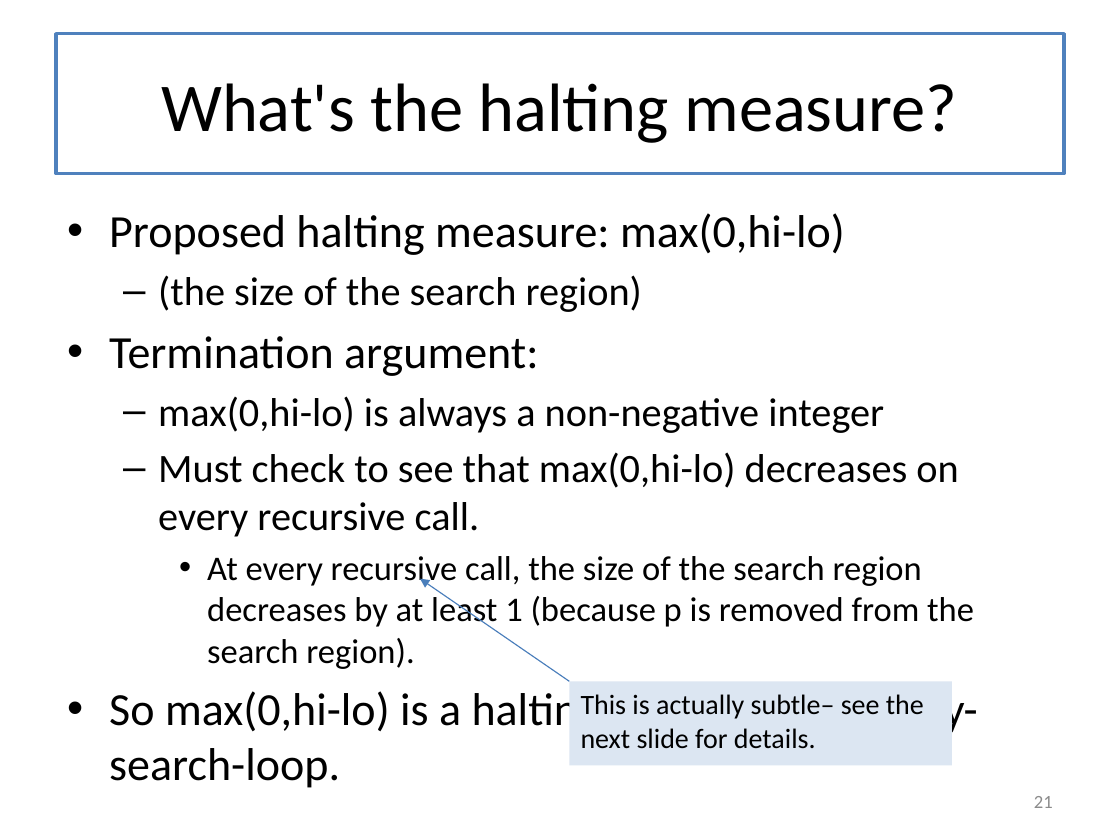
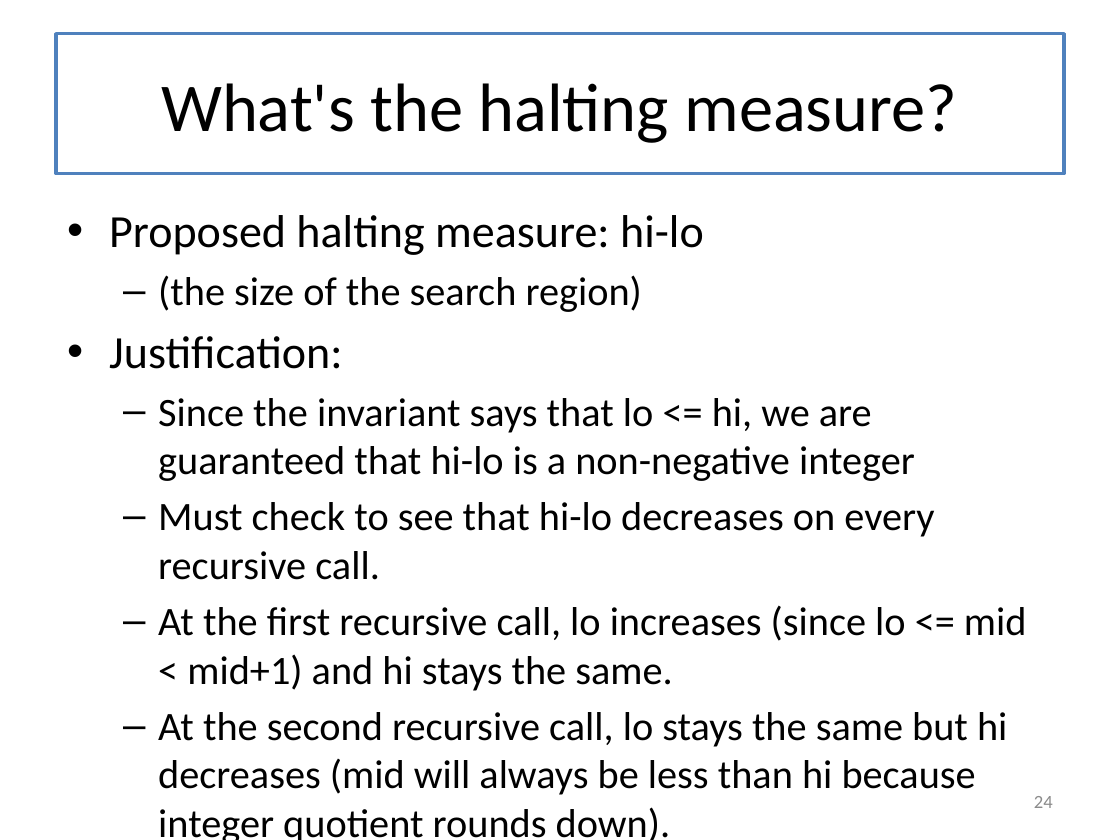
Before and after one commit to mwand/cs5010f17, a slide deck: slide 24 of Slides/Lesson 8.2 Binary Search.pptx (slide 21 before the commit). Drawn at 1120x840 pixels with LibreOffice and Linux fonts; fonts in the diff are those of the drawing. Boxes give left, top, right and bottom in pixels: in the first picture for what was removed or moved away, otherwise in the second. Text is boxed around its words. In the diff, an @@ line names an element or a change of style, - is before the commit and + after.

```diff
--- a/Slides/Lesson 8.2 Binary Search.pptx
+++ b/Slides/Lesson 8.2 Binary Search.pptx
@@ text at <box>109,215,704,255</box>: text changed @@
-• Proposed halting measure: max(0,hi-lo)
+• Proposed halting measure: hi-lo
@@ text at <box>109,336,1027,840</box>: text changed; size 22.2 to 25.9 pt @@
-• Termination argument:
-  – max(0,hi-lo) is always a non-negative integer
-  – Must check to see that max(0,hi-lo) decreases on every recursive call.
-    • At every recursive call, the size of the search region decreases by at least 1 (because p is removed from the search region).
-• So max(0,hi-lo) is a halting measure for binary-search-loop.
+• Justification:
+  – Since the invariant says that lo <= hi, we are guaranteed that hi-lo is a non-negative integer
+  – Must check to see that hi-lo decreases on every recursive call.
+  – At the first recursive call, lo increases (since lo <= mid < mid+1) and hi stays the same.
+  – At the second recursive call, lo stays the same but hi decreases (mid will always be less than hi because integer quotient rounds down).
@@ arrow removed from (569, 681) to (420, 579) @@
@@ rectangle removed at <box>569,681,952,765</box> @@
-This is actually subtle– see the next slide for details.
@@ page number at <box>1034,796,1053,808</box>: text changed @@
-21
+24
```
Also in this commit, not shown: 5 other slides changed, 5 slides added, 1 slide removed, 1 other file.
